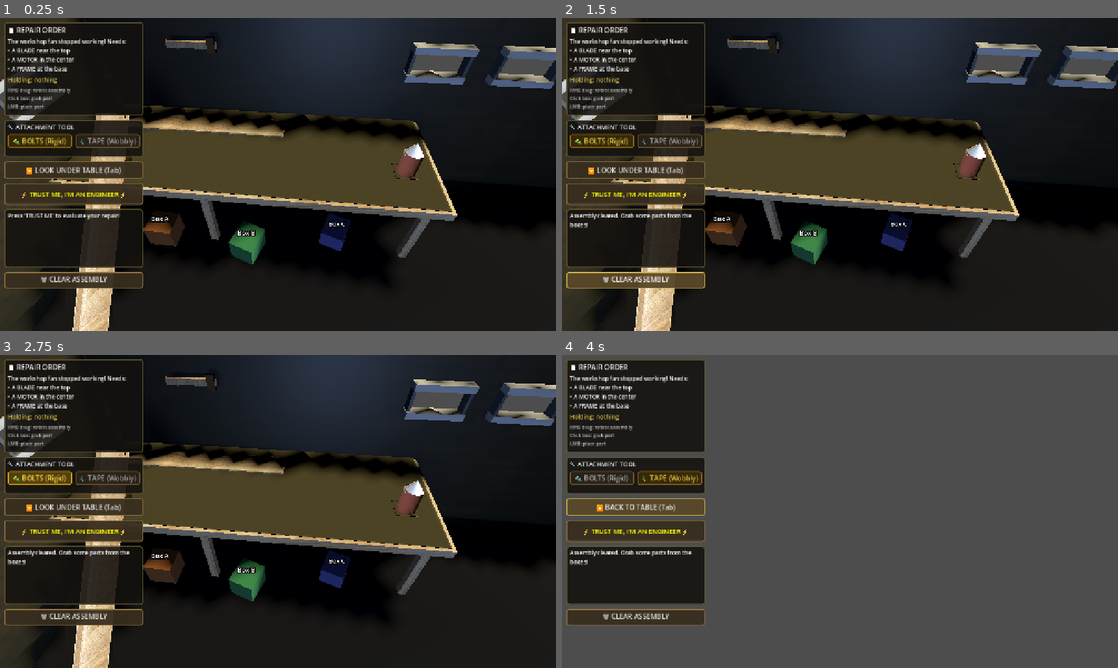
Above: before the commit, frames 1-4 (two rows, left to right).
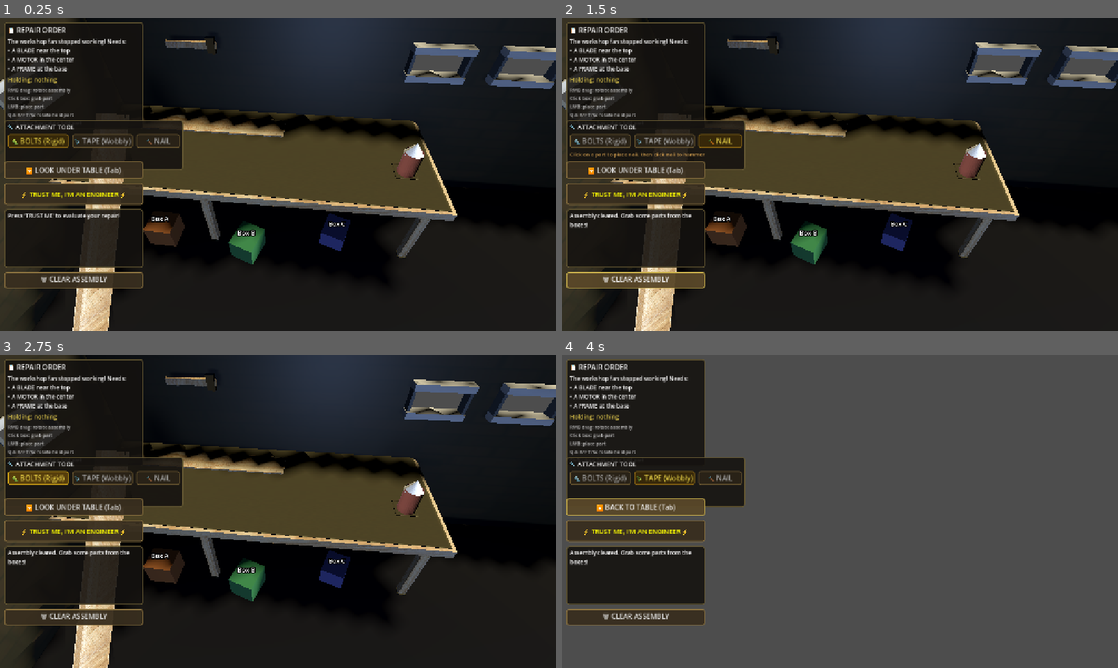
Above: after the commit, the same moments.

Repository: Eg0Ri4/slavik_repairer_simulator
Game: Godot game, scene res://scenes/Main.tscn
The game is run twice, just before and just after one commit, with the same random seed, the same clock (stepped at 60 frames per second) and the same inputs.
Inputs (mouse positions are in pixels of both pictures, inside the frame that each line leads up to):
- Up to frame 1 (0.25 s): no input
- Up to frame 2 (1.5 s): click (717, 140) at 0.5 s, where only the run after the commit has a clickable "🔨 NAIL"; click "🗑 CLEAR ASSEMBLY" at 1.25 s
- Up to frame 3 (2.75 s): click "🔩 BOLTS (Rigid)" at 2 s
- Up to frame 4 (4 s): click "📎 TAPE (Wobbly)" at 2.75 s; click "🔽 LOOK UNDER TABLE (Tab)" at 3.5 s

The runs differ from the first frame. In frame 1, 2.2% of the frame differs, in the area x 0-33%, y 30-49%; in frame 2, 2.5%; in frame 3, 2.2%; in frame 4, 2.4%.

Commit message:
done

Diff:
--- a/project.godot
+++ b/project.godot
@@ -26,6 +26,10 @@
 window/stretch/mode="canvas_items"
 window/stretch/aspect="expand"
 
+[dotnet]
+
+project/assembly_name="repairer"
+
 [filesystem]
 
 import/blender/enabled=false
--- a/scripts/GameState.gd
+++ b/scripts/GameState.gd
@@ -1,7 +1,7 @@
 ## GameState - Autoload singleton for global game state
 extends Node
 
-## Current tool: "bolts" or "tape"
+## Current tool: "bolts", "tape", or "nail"
 var active_tool: String = "bolts"
 
 ## The part currently being held/dragged
@@ -21,6 +21,7 @@
 signal part_picked_up(part: RigidBody3D)
 signal part_placed()
 signal camera_state_changed(new_state: String)
+signal nail_event(event_name: String, data: Variant)
 
 func set_active_tool(tool_name: String) -> void:
 	active_tool = tool_name
--- a/scripts/JunkPart.gd
+++ b/scripts/JunkPart.gd
@@ -15,6 +15,17 @@
 
 # ── Placement state ──────────────────────────────────────────────────────────
 var _follow_plane_y: float = 0.07   # height of table surface in world space
+
+# ── Rotation state ───────────────────────────────────────────────────────────
+## Accumulated rotation offset applied by the player (in degrees).
+var _rotation_offset := Vector3.ZERO
+## Rotation step for keyboard inputs (degrees).
+const ROTATION_STEP_DEG: float = 15.0
+## Mouse rotation sensitivity (degrees per pixel of mouse movement).
+const MOUSE_ROT_SENSITIVITY: float = 0.4
+## Whether the Shift key is currently held (for mouse rotation mode).
+var _shift_held: bool = false
+var _last_mouse_pos: Vector2 = Vector2.ZERO
 
 # ── Lifecycle ────────────────────────────────────────────────────────────────
 func _ready() -> void:
@@ -25,7 +36,53 @@
 
 func _physics_process(_delta: float) -> void:
 	if is_held:
+		_handle_keyboard_rotation()
 		_follow_mouse()
+
+func _unhandled_input(event: InputEvent) -> void:
+	if not is_held:
+		return
+
+	# Track Shift state for mouse rotation mode
+	if event is InputEventKey:
+		if event.keycode == KEY_SHIFT:
+			if event.pressed and not event.is_echo():
+				_shift_held = true
+				_last_mouse_pos = get_viewport().get_mouse_position()
+			elif not event.pressed:
+				_shift_held = false
+
+	# Shift + mouse drag → free rotation on Y (horizontal) and X (vertical)
+	if event is InputEventMouseMotion and _shift_held:
+		var motion := event as InputEventMouseMotion
+		_rotation_offset.y += motion.relative.x * MOUSE_ROT_SENSITIVITY
+		_rotation_offset.x += motion.relative.y * MOUSE_ROT_SENSITIVITY
+		get_viewport().set_input_as_handled()
+
+func _handle_keyboard_rotation() -> void:
+	# Q/E → local Y axis (yaw)
+	if Input.is_key_pressed(KEY_Q) and _is_key_just(KEY_Q):
+		_rotation_offset.y -= ROTATION_STEP_DEG
+	if Input.is_key_pressed(KEY_E) and _is_key_just(KEY_E):
+		_rotation_offset.y += ROTATION_STEP_DEG
+	# R/F → local X axis (pitch)
+	if Input.is_key_pressed(KEY_R) and _is_key_just(KEY_R):
+		_rotation_offset.x -= ROTATION_STEP_DEG
+	if Input.is_key_pressed(KEY_F) and _is_key_just(KEY_F):
+		_rotation_offset.x += ROTATION_STEP_DEG
+	# T/G → local Z axis (roll)
+	if Input.is_key_pressed(KEY_T) and _is_key_just(KEY_T):
+		_rotation_offset.z -= ROTATION_STEP_DEG
+	if Input.is_key_pressed(KEY_G) and _is_key_just(KEY_G):
+		_rotation_offset.z += ROTATION_STEP_DEG
+
+# Debounce helper: tracks which keys were pressed last frame.
+var _prev_key_state: Dictionary = {}
+func _is_key_just(keycode: int) -> bool:
+	var currently := Input.is_key_pressed(keycode)
+	var was: bool = _prev_key_state.get(keycode, false)
+	_prev_key_state[keycode] = currently
+	return currently and not was
 
 # ── Public API ───────────────────────────────────────────────────────────────
 func setup(data: ItemData) -> void:
@@ -58,6 +115,9 @@
 	is_held = true
 	is_placed = false
 	freeze = true
+	# Reset rotation offset on pick-up
+	_rotation_offset = Vector3.ZERO
+	_shift_held = false
 	# Disable collisions while dragging so it doesn't block raycasts
 	collision_layer = 0
 	collision_mask = 0
@@ -127,6 +187,9 @@
 	# Small hover above surface
 	target.y = follow_y + 0.05
 	global_position = target
+
+	# Apply accumulated rotation
+	rotation_degrees = _rotation_offset
 
 # ── Mesh builder (CSG-like using MeshInstance3D) ─────────────────────────────
 func _build_mesh(data: ItemData) -> MeshInstance3D:
--- a/scripts/Main.gd
+++ b/scripts/Main.gd
@@ -9,6 +9,7 @@
 var table: Node3D
 var attachment_system: AttachmentSystem
 var evaluation_system: EvaluationSystem
+var nail_tool: NailTool
 
 # Under-table boxes
 var boxes: Array[JunkBox] = []
@@ -17,6 +18,7 @@
 var ui_layer: CanvasLayer
 var tool_tape_btn: Button
 var tool_bolts_btn: Button
+var tool_nail_btn: Button
 var trust_me_btn: Button
 var result_label: Label
 var held_label: Label
@@ -24,6 +26,7 @@
 var order_desc_label: Label
 var part_name_label: Label
 var instructions_label: Label
+var nail_status_label: Label
 
 # Hover highlight state
 var _hovered_box: JunkBox = null
@@ -74,6 +77,17 @@
 	evaluation_system.name = "EvaluationSystem"
 	add_child(evaluation_system)
 
+	# Nail tool
+	nail_tool = NailTool.new()
+	nail_tool.name = "NailTool"
+	nail_tool.assembly_pivot = assembly_pivot
+	add_child(nail_tool)
+
+	# Connect nail tool signals for UI feedback
+	nail_tool.nail_placed.connect(_on_nail_placed)
+	nail_tool.nail_strike_performed.connect(_on_nail_strike)
+	nail_tool.nail_fully_driven.connect(_on_nail_driven)
+
 func _build_ui() -> void:
 	ui_layer = CanvasLayer.new()
 	ui_layer.name = "UI"
@@ -115,13 +129,13 @@
 	# Instructions
 	instructions_label = Label.new()
 	instructions_label.name = "Instructions"
-	instructions_label.text = "RMB drag: rotate assembly\nClick box: grab part\nLMB: place part"
+	instructions_label.text = "RMB drag: rotate assembly\nClick box: grab part\nLMB: place part\nQ/E R/F T/G: rotate held part\nShift+drag: free rotate held part"
 	instructions_label.add_theme_color_override("font_color", Color(0.75, 0.75, 0.75))
 	instructions_label.add_theme_font_size_override("font_size", 11)
 	vbox.add_child(instructions_label)
 
 	# ── Tool selector (using VBox & HBox layout) ─────────────────────────────
-	var tool_panel := _make_panel(Vector2(10, 235), Vector2(320, 85))
+	var tool_panel := _make_panel(Vector2(10, 235), Vector2(320, 115))
 	ui_layer.add_child(tool_panel)
 
 	var tool_vbox := VBoxContainer.new()
@@ -147,6 +161,19 @@
 	tool_tape_btn.size_flags_horizontal = Control.SIZE_EXPAND_FILL
 	tool_tape_btn.pressed.connect(_on_tape_pressed)
 	tool_hbox.add_child(tool_tape_btn)
+
+	tool_nail_btn = _make_button("🔨 NAIL", Vector2.ZERO, Vector2(100, 32))
+	tool_nail_btn.size_flags_horizontal = Control.SIZE_EXPAND_FILL
+	tool_nail_btn.pressed.connect(_on_nail_pressed)
+	tool_hbox.add_child(tool_nail_btn)
+
+	# Nail status label (shows hammering progress)
+	nail_status_label = Label.new()
+	nail_status_label.name = "NailStatus"
+	nail_status_label.text = ""
+	nail_status_label.add_theme_color_override("font_color", Color(0.8, 0.6, 0.3))
+	nail_status_label.add_theme_font_size_override("font_size", 12)
+	tool_vbox.add_child(nail_status_label)
 
 	_update_tool_buttons()
 
@@ -224,6 +251,9 @@
 			if GameState.held_part != null:
 				_place_held_part(mouse_pos)
 			else:
+				# Check nail tool first
+				if GameState.active_tool == "nail" and nail_tool.handle_click(mouse_pos):
+					return
 				# Try to click a box to grab a part directly
 				var box := _raycast_for_box(mouse_pos)
 				if box:
@@ -297,7 +327,7 @@
 
 	var space := get_world_3d().direct_space_state
 	var query := PhysicsRayQueryParameters3D.create(origin, origin + direction * 20.0)
-	query.collision_mask = 1   # table layer
+	query.collision_mask = 3   # table layer (1) + placed parts layer (2)
 	var result := space.intersect_ray(query)
 
 	if result:
@@ -364,12 +394,26 @@
 	GameState.set_active_tool("tape")
 	_update_tool_buttons()
 
+func _on_nail_pressed() -> void:
+	GameState.set_active_tool("nail")
+	_update_tool_buttons()
+
 func _update_tool_buttons() -> void:
-	if tool_bolts_btn == null or tool_tape_btn == null:
+	if tool_bolts_btn == null or tool_tape_btn == null or tool_nail_btn == null:
 		return
 	var active := GameState.active_tool
-	tool_bolts_btn.modulate = Color(1.0, 0.9, 0.3) if active == "bolts" else Color(0.75, 0.75, 0.75)
-	tool_tape_btn.modulate  = Color(1.0, 0.9, 0.3) if active == "tape"  else Color(0.75, 0.75, 0.75)
+	var active_color := Color(1.0, 0.9, 0.3)
+	var inactive_color := Color(0.75, 0.75, 0.75)
+	tool_bolts_btn.modulate = active_color if active == "bolts" else inactive_color
+	tool_tape_btn.modulate  = active_color if active == "tape"  else inactive_color
+	tool_nail_btn.modulate  = active_color if active == "nail"  else inactive_color
+
+	# Update nail status label
+	if nail_status_label:
+		if active == "nail":
+			nail_status_label.text = "Click on a part to place nail, then click nail to hammer"
+		else:
+			nail_status_label.text = ""
 
 func _on_trust_me_pressed() -> void:
 	if _order == null:
@@ -413,7 +457,7 @@
 func _on_reset_pressed() -> void:
 	# Remove all placed parts and joints from assembly pivot
 	for child in assembly_pivot.get_children():
-		if child is JunkPart or child is Joint3D:
+		if child is JunkPart or child is Joint3D or child is Nail:
 			child.queue_free()
 
 	# Also remove any held part
@@ -428,6 +472,23 @@
 
 	if part_name_label:
 		part_name_label.text = "Holding: nothing"
+
+# ── Nail tool signal handlers ─────────────────────────────────────────────────
+func _on_nail_placed(nail: Nail) -> void:
+	if nail_status_label:
+		nail_status_label.text = "🔨 Nail placed! Click it to hammer in (%d%%)" % int(nail.get_progress() * 100)
+
+func _on_nail_strike(progress: float) -> void:
+	if nail_status_label:
+		var pct := int(progress * 100)
+		if pct >= 100:
+			nail_status_label.text = "✅ Nail fully driven! Objects fastened."
+		else:
+			nail_status_label.text = "🔨 Hammering... %d%%" % pct
+
+func _on_nail_driven(nail: Nail) -> void:
+	if nail_status_label:
+		nail_status_label.text = "✅ Nail fastened! Place another or switch tools."
 
 # ── GameState signal handlers ─────────────────────────────────────────────────
 func _on_camera_state_changed(new_state: String) -> void:
--- /dev/null
+++ b/scripts/Nail.gd
@@ -0,0 +1,221 @@
+## Nail.gd
+## A visual nail that can be struck repeatedly to drive it into a surface.
+## Each strike() call tweens the nail deeper along its local -Y axis.
+## When target depth is reached, the nail reparents to the surface body
+## and creates a PinJoint3D between the two bodies it connects.
+class_name Nail
+extends Node3D
+
+# ── Configuration ────────────────────────────────────────────────────────────
+## How far the nail sinks per full-power hit (meters).
+@export var sink_per_hit: float = 0.015
+## Total depth the nail must travel to be considered fully driven (meters).
+@export var target_depth: float = 0.06
+## Tween duration for each sink animation (seconds).
+@export var sink_tween_duration: float = 0.12
+## Number of strikes needed at full power = target_depth / sink_per_hit.
+
+# ── Signals ──────────────────────────────────────────────────────────────────
+## Emitted after each successful strike, with progress 0.0 → 1.0.
+signal nail_struck(progress: float)
+## Emitted once the nail reaches target depth and is fastened.
+signal nail_fastened()
+
+# ── Internal state ───────────────────────────────────────────────────────────
+var _current_depth: float = 0.0
+var _is_fastened: bool = false
+var _is_animating: bool = false
+
+## The body the nail is being driven INTO (the surface).
+var _surface_body: Node3D = null
+## The body on TOP that the nail is fastening (optional — set if nailing two parts).
+var _top_body: Node3D = null
+
+# Visual nodes (built in _ready)
+var _shaft_mesh: MeshInstance3D = null
+var _head_mesh: MeshInstance3D = null
+var _tip_mesh: MeshInstance3D = null
+var _head_area: Area3D = null
+
+# Nail dimensions
+const SHAFT_RADIUS: float = 0.004
+const SHAFT_HEIGHT: float = 0.06
+const HEAD_RADIUS: float = 0.008
+const HEAD_HEIGHT: float = 0.004
+const TIP_HEIGHT: float = 0.012
+
+# ── Lifecycle ────────────────────────────────────────────────────────────────
+func _ready() -> void:
+	_build_visual()
+	_build_head_area()
+
+
+## Call after instantiating to tell the nail which bodies it connects.
+func setup(surface_body: Node3D, top_body: Node3D = null) -> void:
+	_surface_body = surface_body
+	_top_body = top_body
+
+
+# ── Strike API ───────────────────────────────────────────────────────────────
+## Call this when the player hits the nail. power: 0.0–1.0 (default 1.0).
+func strike(power: float = 1.0) -> void:
+	if _is_fastened or _is_animating:
+		return
+
+	_is_animating = true
+
+	var sink_amount: float = sink_per_hit * clampf(power, 0.3, 1.0)
+	_current_depth += sink_amount
+	_current_depth = minf(_current_depth, target_depth)
+
+	# Tween the nail down its local -Y axis
+	var sink_dir: Vector3 = -global_basis.y.normalized()
+	var target_pos: Vector3 = global_position + sink_dir * sink_amount
+
+	var tw := create_tween()
+	tw.set_ease(Tween.EASE_OUT)
+	tw.set_trans(Tween.TRANS_BACK)
+	tw.tween_property(self, "global_position", target_pos, sink_tween_duration)
+
+	# Slight wobble for realism
+	var wobble_deg := randf_range(-1.0, 1.0)
+	tw.parallel().tween_property(
+		self, "rotation_degrees",
+		rotation_degrees + Vector3(wobble_deg, 0.0, wobble_deg * 0.5),
+		sink_tween_duration
+	)
+
+	tw.finished.connect(_on_sink_finished)
+
+	# Emit progress
+	var progress: float = _current_depth / target_depth
+	nail_struck.emit(progress)
+
+
+func _on_sink_finished() -> void:
+	_is_animating = false
+	if _current_depth >= target_depth:
+		_fasten()
+
+
+func _fasten() -> void:
+	_is_fastened = true
+
+	# Reparent the nail to the surface body so it moves with it
+	if _surface_body:
+		var t := global_transform
+		reparent(_surface_body, false)
+		global_transform = t
+
+	# Create a PinJoint3D between the two bodies (if both exist)
+	if _surface_body and _top_body:
+		_create_joint()
+
+	# Disable the head area so it can't be struck again
+	if _head_area:
+		_head_area.set_deferred("monitoring", false)
+		_head_area.set_deferred("monitorable", false)
+
+	nail_fastened.emit()
+
+
+func _create_joint() -> void:
+	# Only create joints between physics bodies
+	if not (_surface_body is RigidBody3D or _surface_body is StaticBody3D):
+		return
+	if not (_top_body is RigidBody3D or _top_body is StaticBody3D):
+		return
+
+	var joint := PinJoint3D.new()
+	joint.global_position = global_position
+
+	# Add to the common parent (assembly pivot) first, then assign paths
+	var common_parent := _surface_body.get_parent()
+	if common_parent:
+		common_parent.add_child(joint)
+		joint.node_a = joint.get_path_to(_surface_body)
+		joint.node_b = joint.get_path_to(_top_body)
+
+
+# ── Queries ──────────────────────────────────────────────────────────────────
+func is_fastened() -> bool:
+	return _is_fastened
+
+
+func get_progress() -> float:
+	return _current_depth / target_depth if target_depth > 0.0 else 1.0
+
+
+func get_head_area() -> Area3D:
+	return _head_area
+
+
+# ── Visual construction ─────────────────────────────────────────────────────
+func _build_visual() -> void:
+	# Material for the nail (metallic grey)
+	var mat := StandardMaterial3D.new()
+	mat.albedo_color = Color(0.7, 0.7, 0.72)
+	mat.metallic = 0.85
+	mat.roughness = 0.3
+
+	# Shaft (cylinder, centered on origin, extends downward)
+	_shaft_mesh = MeshInstance3D.new()
+	_shaft_mesh.name = "NailShaft"
+	var cyl := CylinderMesh.new()
+	cyl.top_radius = SHAFT_RADIUS
+	cyl.bottom_radius = SHAFT_RADIUS
+	cyl.height = SHAFT_HEIGHT
+	cyl.radial_segments = 8
+	cyl.surface_set_material(0, mat)
+	_shaft_mesh.mesh = cyl
+	# Position shaft so its top is near the head
+	_shaft_mesh.position = Vector3(0, -SHAFT_HEIGHT * 0.5, 0)
+	add_child(_shaft_mesh)
+
+	# Head (flat disc at the top)
+	_head_mesh = MeshInstance3D.new()
+	_head_mesh.name = "NailHead"
+	var head_cyl := CylinderMesh.new()
+	head_cyl.top_radius = HEAD_RADIUS
+	head_cyl.bottom_radius = HEAD_RADIUS
+	head_cyl.height = HEAD_HEIGHT
+	head_cyl.radial_segments = 12
+	var head_mat := StandardMaterial3D.new()
+	head_mat.albedo_color = Color(0.6, 0.6, 0.62)
+	head_mat.metallic = 0.9
+	head_mat.roughness = 0.25
+	head_cyl.surface_set_material(0, head_mat)
+	_head_mesh.mesh = head_cyl
+	_head_mesh.position = Vector3(0, HEAD_HEIGHT * 0.5, 0)
+	add_child(_head_mesh)
+
+	# Tip (cone at the bottom)
+	_tip_mesh = MeshInstance3D.new()
+	_tip_mesh.name = "NailTip"
+	var tip := CylinderMesh.new()
+	tip.top_radius = SHAFT_RADIUS
+	tip.bottom_radius = 0.0
+	tip.height = TIP_HEIGHT
+	tip.radial_segments = 8
+	tip.surface_set_material(0, mat)
+	_tip_mesh.mesh = tip
+	_tip_mesh.position = Vector3(0, -SHAFT_HEIGHT - TIP_HEIGHT * 0.5, 0)
+	add_child(_tip_mesh)
+
+
+func _build_head_area() -> void:
+	# Area3D around the nail head for raycast/click detection
+	_head_area = Area3D.new()
+	_head_area.name = "NailHeadArea"
+	# Use layer 8 (bit 3) for nail heads — distinct from table/parts/boxes
+	_head_area.collision_layer = 8
+	_head_area.collision_mask = 0
+	_head_area.monitorable = true
+
+	var col := CollisionShape3D.new()
+	var sphere := SphereShape3D.new()
+	sphere.radius = 0.015  # slightly larger than the head for easy clicking
+	col.shape = sphere
+	col.position = Vector3(0, HEAD_HEIGHT * 0.5, 0)
+	_head_area.add_child(col)
+	add_child(_head_area)
--- /dev/null
+++ b/scripts/NailTool.gd
@@ -0,0 +1,192 @@
+## NailTool.gd
+## Manages nail placement and hammering interaction.
+## When active_tool == "nail":
+##   - Left-click on a placed part → places a new Nail at the hit point
+##   - Left-click on an existing nail head → strikes it (drives it deeper)
+##
+## Integrates with GameState for tool switching and Main.gd for UI.
+class_name NailTool
+extends Node3D
+
+# ── Configuration ────────────────────────────────────────────────────────────
+## The raycast distance for detecting surfaces and nails.
+@export var ray_distance: float = 20.0
+
+# ── Signals ──────────────────────────────────────────────────────────────────
+## Emitted when a nail is placed (for UI feedback).
+signal nail_placed(nail: Nail)
+## Emitted when a nail strike occurs, with progress 0.0–1.0.
+signal nail_strike_performed(progress: float)
+## Emitted when a nail is fully driven.
+signal nail_fully_driven(nail: Nail)
+
+# ── State ────────────────────────────────────────────────────────────────────
+## Reference to the assembly pivot (set by Main.gd on setup).
+var assembly_pivot: Node3D = null
+
+## The nail currently being hammered (for feedback).
+var _active_nail: Nail = null
+
+## Cooldown to prevent double-click issues.
+var _strike_cooldown: float = 0.0
+const STRIKE_COOLDOWN_TIME: float = 0.25
+
+
+func _physics_process(delta: float) -> void:
+	if _strike_cooldown > 0.0:
+		_strike_cooldown -= delta
+
+
+## Called by Main.gd when a left-click occurs and active_tool == "nail".
+## Returns true if the click was consumed (hit a nail or placed one).
+func handle_click(mouse_pos: Vector2) -> bool:
+	if GameState.active_tool != "nail":
+		return false
+
+	# Don't act if we're on cooldown
+	if _strike_cooldown > 0.0:
+		return true
+
+	var cam := get_viewport().get_camera_3d()
+	if cam == null:
+		return false
+
+	var origin := cam.project_ray_origin(mouse_pos)
+	var direction := cam.project_ray_normal(mouse_pos)
+	var space := get_world_3d().direct_space_state
+
+	# ── Step 1: Check if we clicked an existing nail head ────────────────
+	var nail_hit = _raycast_for_nail(origin, direction, space)
+	if nail_hit:
+		_strike_nail(nail_hit)
+		return true
+
+	# ── Step 2: Check if we clicked a placed part surface ────────────────
+	var surface_result = _raycast_for_surface(origin, direction, space)
+	if surface_result:
+		_place_nail(surface_result)
+		return true
+
+	return false
+
+
+# ── Nail striking ────────────────────────────────────────────────────────────
+func _strike_nail(nail: Nail) -> void:
+	_strike_cooldown = STRIKE_COOLDOWN_TIME
+	_active_nail = nail
+	nail.strike(1.0)
+	nail_strike_performed.emit(nail.get_progress())
+
+	if nail.is_fastened():
+		nail_fully_driven.emit(nail)
+		_active_nail = null
+
+
+# ── Nail placement ───────────────────────────────────────────────────────────
+func _place_nail(hit_result: Dictionary) -> void:
+	_strike_cooldown = STRIKE_COOLDOWN_TIME
+
+	var hit_point: Vector3 = hit_result["position"]
+	var hit_normal: Vector3 = hit_result["normal"]
+	var hit_collider: Object = hit_result["collider"]
+
+	# Only place nails on placed JunkParts
+	if not (hit_collider is JunkPart):
+		return
+	var surface_part := hit_collider as JunkPart
+	if not surface_part.is_placed:
+		return
+
+	# Create the nail
+	var nail := Nail.new()
+	nail.name = "Nail_%d" % (randi() % 99999)
+
+	# Find the nearest OTHER placed part to connect to (if any)
+	var top_body: Node3D = _find_nearest_other_part(surface_part, hit_point)
+	nail.setup(surface_part, top_body)
+
+	# Add to the assembly pivot
+	if assembly_pivot:
+		assembly_pivot.add_child(nail)
+	else:
+		get_tree().current_scene.add_child(nail)
+
+	# Position at the hit point
+	nail.global_position = hit_point
+
+	# Orient the nail so its local Y points along the surface normal
+	# (nail drives INTO the surface, so its -Y points into the surface)
+	nail.global_transform = _align_to_normal(nail.global_transform, hit_normal)
+
+	# Connect signals for feedback
+	nail.nail_fastened.connect(func() -> void: nail_fully_driven.emit(nail))
+
+	nail_placed.emit(nail)
+	_active_nail = nail
+
+
+## Build a transform that aligns local +Y with the given normal.
+func _align_to_normal(xform: Transform3D, normal: Vector3) -> Transform3D:
+	var up := normal.normalized()
+	# Pick a reference that isn't parallel to the normal
+	var ref := Vector3.FORWARD if absf(up.dot(Vector3.FORWARD)) < 0.95 else Vector3.RIGHT
+	var right := up.cross(ref).normalized()
+	var forward := right.cross(up).normalized()
+	xform.basis = Basis(right, up, forward)
+	return xform
+
+
+# ── Raycasting helpers ───────────────────────────────────────────────────────
+func _raycast_for_nail(origin: Vector3, direction: Vector3, space: PhysicsDirectSpaceState3D) -> Nail:
+	# Query layer 8 (nail heads — Area3D). We need to use intersect_ray with
+	# collide_with_areas = true.
+	var query := PhysicsRayQueryParameters3D.create(
+		origin, origin + direction * ray_distance
+	)
+	query.collision_mask = 8  # nail head layer
+	query.collide_with_bodies = false
+	query.collide_with_areas = true
+	var result = space.intersect_ray(query)
+
+	if result and result.collider is Area3D:
+		var area := result.collider as Area3D
+		var parent := area.get_parent()
+		if parent is Nail and not (parent as Nail).is_fastened():
+			return parent as Nail
+
+	return null
+
+
+func _raycast_for_surface(origin: Vector3, direction: Vector3, space: PhysicsDirectSpaceState3D) -> Variant:
+	# Query layers 1 (table) + 2 (placed parts) = mask 3
+	var query := PhysicsRayQueryParameters3D.create(
+		origin, origin + direction * ray_distance
+	)
+	query.collision_mask = 2  # only placed parts, not the table itself
+	query.collide_with_bodies = true
+	query.collide_with_areas = false
+	var result := space.intersect_ray(query)
+
+	if result:
+		return result
+	return null
+
+
+func _find_nearest_other_part(exclude: JunkPart, near_pos: Vector3) -> JunkPart:
+	if assembly_pivot == null:
+		return null
+
+	var nearest: JunkPart = null
+	var nearest_dist: float = INF
+
+	for child in assembly_pivot.get_children():
+		if child is JunkPart and child != exclude and child.is_placed:
+			var d: float = child.global_position.distance_to(near_pos)
+			if d < nearest_dist:
+				nearest_dist = d
+				nearest = child
+
+	# Only connect if reasonably close (within 0.5m)
+	if nearest and nearest_dist < 0.5:
+		return nearest
+	return null
Not shown, added: scripts/Nail.gd.uid
Not shown, added: scripts/NailTool.gd.uid
